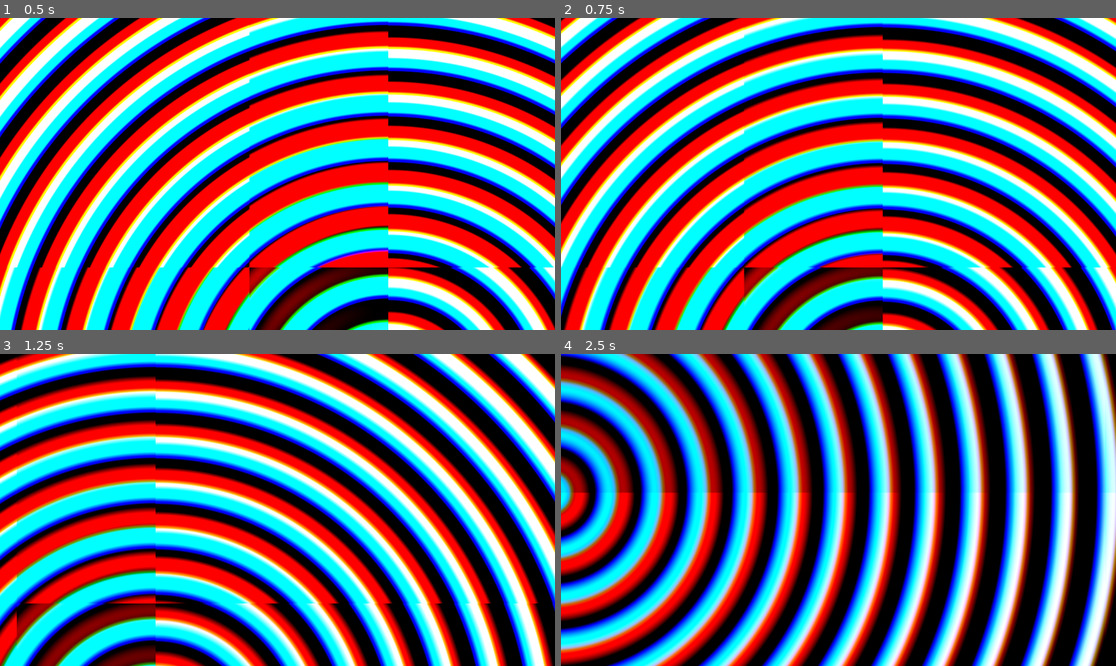
Above: before the commit, frames 1-4 (two rows, left to right).
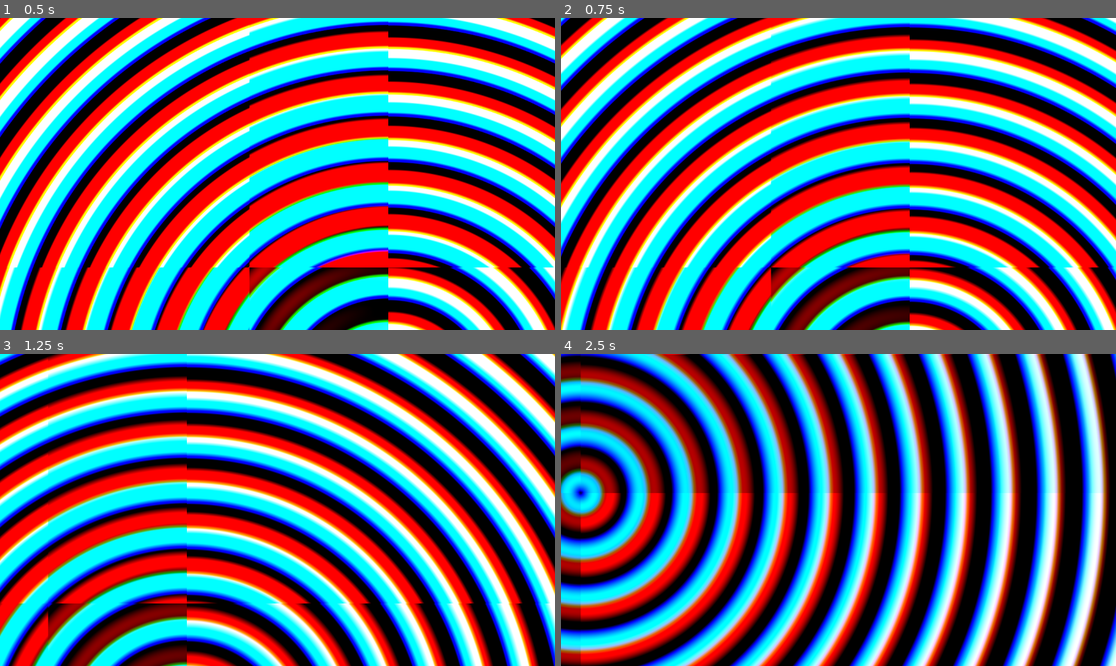
Above: after the commit, the same moments.

Repository: trevyn/shadertest
Game: Godot game, scene res://main.tscn
Same seed, same stepped clock (60 frames per second), same inputs: the game is played once before the commit and once after it. The engine's default icon, where the game draws it, is replaced by a stand-in: a white triangle on a blue panel in a dark square.
Inputs:
- Up to frame 1 (0.5 s): no input
- Up to frame 2 (0.75 s): hold D (right) from 0.53 s (still down)
- Up to frame 3 (1.25 s): keep holding D (right)
- Up to frame 4 (2.5 s): release D (right) at 1.28 s; hold S (down) 1.28-2.03 s; hold D (right) from 2.03 s (still down)

Frame 1 is identical in both runs. In frame 2, 88% of the frame differs, in the area x 0-100%, y 0-100%; in frame 3, 93%; in frame 4, 98%.

Commit message:
smooth movement

Diff:
--- a/Sprite2D.gd
+++ b/Sprite2D.gd
@@ -1,6 +1,7 @@
 extends Sprite2D
 
 var pos = Vector2(0,0)
+var acc = Vector2(0,0)
 
 func _ready():
 	on_size_changed()
@@ -17,5 +18,6 @@
 
 func _physics_process(delta):
 	var dir = Input.get_vector("left", "right", "up", "down")
-	pos += (dir/100)
+	acc=acc.lerp(dir, 0.15)
+	pos+=(acc/100)
 	self.material.set_shader_parameter("pos", pos)
